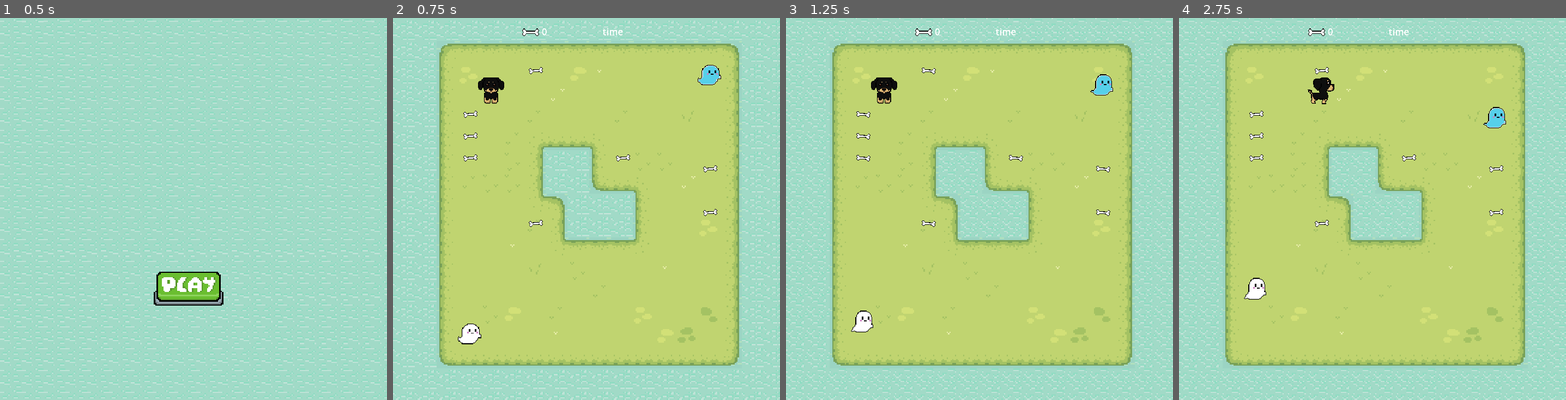
Above: before the commit, frames 1-4 (left to right).
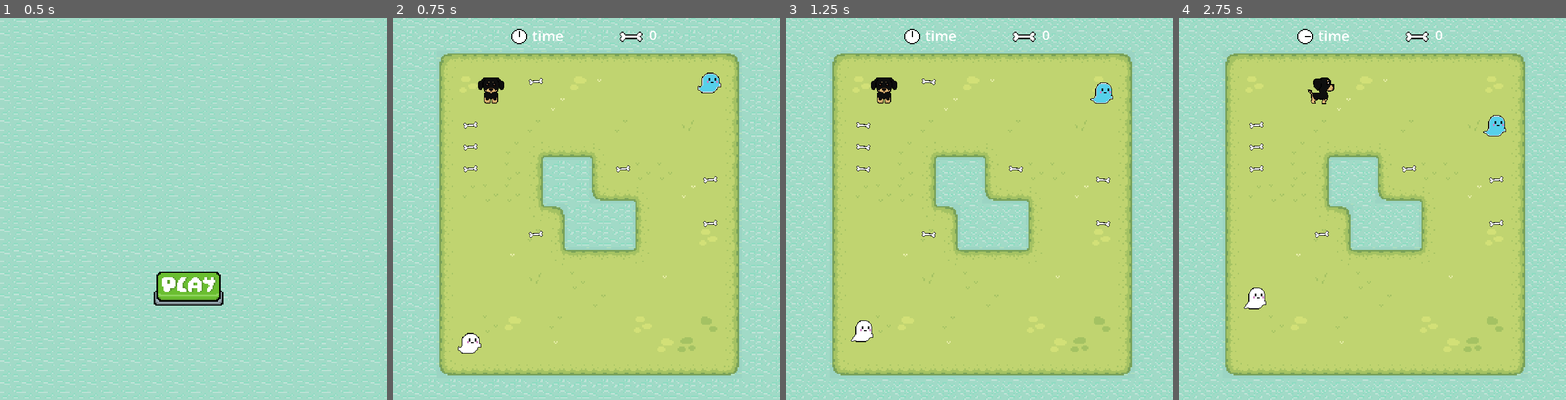
Above: after the commit, the same moments.

Repository: BeatrizPat/Dominic
Game: Godot game, scene res://level/opening_scene.tscn
Two runs of this game, one before a commit and one after it. Both use one fixed random seed, a clock stepped at 60 frames per second and the inputs below.
Inputs (mouse positions are in pixels of both pictures, inside the frame that each line leads up to):
- Up to frame 1 (0.5 s): no input
- Up to frame 2 (0.75 s): click (582, 289) at 0.5 s
- Up to frame 3 (1.25 s): no input
- Up to frame 4 (2.75 s): hold D (right) 1.28-2.03 s; hold S (down) from 2.03 s (still down)

Frame 1 is identical in both runs. In frame 2, 19% of the frame differs, in the area x 0-100%, y 0-100%; in frame 3, 20%; in frame 4, 20%.

Commit message:
ajuste nos labels time e score

Diff:
--- a/hud/hud.tscn
+++ b/hud/hud.tscn
@@ -1,42 +1,97 @@
-[gd_scene load_steps=2 format=3 uid="uid://cx6enkcpsyd48"]
+[gd_scene load_steps=11 format=3 uid="uid://cx6enkcpsyd48"]
 
 [ext_resource type="Texture2D" uid="uid://cyisccgijovsw" path="res://assets/bone/bone_simple1.png" id="1_g3pyk"]
+[ext_resource type="Texture2D" uid="uid://col1flabmvya3" path="res://assets/clock/row-1-column-1.png" id="2_mo20g"]
+[ext_resource type="Texture2D" uid="uid://714bsuajxou1" path="res://assets/clock/row-1-column-2.png" id="3_u1byw"]
+[ext_resource type="Texture2D" uid="uid://donraqfxikkuh" path="res://assets/clock/row-1-column-3.png" id="4_wte81"]
+[ext_resource type="Texture2D" uid="uid://oex1npis2wug" path="res://assets/clock/row-1-column-4.png" id="5_m11uf"]
+[ext_resource type="Texture2D" uid="uid://brfgwfarqx3py" path="res://assets/clock/row-1-column-5.png" id="6_4c7u8"]
+[ext_resource type="Texture2D" uid="uid://dinq46vouh7ht" path="res://assets/clock/row-1-column-6.png" id="7_hyuwc"]
+[ext_resource type="Texture2D" uid="uid://dtfqrhwdcrpw1" path="res://assets/clock/row-1-column-7.png" id="8_qi804"]
+[ext_resource type="Texture2D" uid="uid://bm6cv4dj7y4j0" path="res://assets/clock/row-1-column-8.png" id="9_j3sal"]
 
-[node name="CanvasLayer" type="CanvasLayer"]
+[sub_resource type="AnimatedTexture" id="AnimatedTexture_1rwke"]
+frames = 8
+frame_0/texture = ExtResource("2_mo20g")
+frame_1/texture = ExtResource("3_u1byw")
+frame_1/duration = 1.0
+frame_2/texture = ExtResource("4_wte81")
+frame_2/duration = 1.0
+frame_3/texture = ExtResource("5_m11uf")
+frame_3/duration = 1.0
+frame_4/texture = ExtResource("6_4c7u8")
+frame_4/duration = 1.0
+frame_5/texture = ExtResource("7_hyuwc")
+frame_5/duration = 1.0
+frame_6/texture = ExtResource("8_qi804")
+frame_6/duration = 1.0
+frame_7/texture = ExtResource("9_j3sal")
+frame_7/duration = 1.0
 
-[node name="Control" type="Control" parent="."]
+[node name="Control" type="Control"]
 layout_mode = 3
 anchors_preset = 15
 anchor_right = 1.0
 anchor_bottom = 1.0
 grow_horizontal = 2
 grow_vertical = 2
-scale = Vector2(0.426072, 0.431552)
 
-[node name="TextureRect" type="TextureRect" parent="Control"]
+[node name="score_image" type="TextureRect" parent="."]
 layout_mode = 2
-offset_left = 211.232
-offset_top = -4.63443
-offset_right = 911.232
-offset_bottom = 705.366
-scale = Vector2(0.076356, 0.0839233)
+anchor_left = 0.227
+anchor_top = 0.011
+anchor_right = 0.322
+anchor_bottom = 0.08
+offset_left = -0.170029
+offset_top = -21.7
+offset_right = 691.272
+offset_bottom = 705.597
+scale = Vector2(0.0891537, 0.0979893)
 size_flags_horizontal = 0
 size_flags_vertical = 0
 texture = ExtResource("1_g3pyk")
-metadata/_edit_use_anchors_ = true
 
-[node name="score" type="Label" parent="Control"]
+[node name="score" type="Label" parent="."]
 layout_mode = 2
-offset_left = 255.825
-offset_top = 11.5861
-offset_right = 293.825
-offset_bottom = 34.5861
+anchor_left = 0.31
+anchor_top = 0.0297928
+anchor_right = 0.361
+anchor_bottom = 0.046
+offset_left = -0.0999908
+offset_top = -4.85493
+offset_right = 37.5491
+offset_bottom = 28.4857
+scale = Vector2(0.595179, 0.592334)
 text = "label"
 
-[node name="time" type="Label" parent="Control"]
-offset_left = 361.441
-offset_top = 11.5861
-offset_right = 401.441
-offset_bottom = 34.5861
+[node name="timer_image" type="TextureRect" parent="."]
+layout_mode = 1
+anchors_preset = -1
+anchor_left = 0.581797
+anchor_top = 0.0264825
+anchor_right = 0.625595
+anchor_bottom = 0.0701089
+offset_left = -113.076
+offset_top = -5.53773
+offset_right = 555.827
+offset_bottom = 673.924
+grow_horizontal = 2
+scale = Vector2(0.0315846, 0.0305805)
+size_flags_horizontal = 0
+size_flags_vertical = 0
+texture = SubResource("AnimatedTexture_1rwke")
+
+[node name="time" type="Label" parent="."]
+layout_mode = 1
+anchors_preset = -1
+anchor_left = 0.637993
+anchor_top = 0.0297928
+anchor_right = 0.694331
+anchor_bottom = 0.0626499
+offset_left = -124.975
+offset_top = -4.85494
+offset_right = -91.2287
+offset_bottom = 16.8308
+scale = Vector2(0.653965, 0.637841)
 text = "time
 "
--- a/level/game_level.gd
+++ b/level/game_level.gd
@@ -1,6 +1,6 @@
 extends Node2D
 
-@onready var score_label := $CanvasLayer/Control/score as Label
+@onready var score_label := $Control/score as Label
 var score := 0
 # Called when the node enters the scene tree for the first time.
 func _ready():
--- a/level/game_level.tscn
+++ b/level/game_level.tscn
@@ -295,11 +295,11 @@
 
 [node name="DogPlayer" parent="." instance=ExtResource("1_s4lu3")]
 z_index = 2
-position = Vector2(56, 41)
+position = Vector2(56, 49)
 starting_direction = Vector2(0, 1)
 
 [node name="TileMap" type="TileMap" parent="."]
-position = Vector2(32, 17)
+position = Vector2(32, 24)
 tile_set = SubResource("TileSet_hlxlb")
 format = 2
 layer_0/name = "Ground"
@@ -311,6 +311,7 @@
 
 [node name="enemies" type="Node2D" parent="."]
 z_index = 1
+position = Vector2(0, 8)
 
 [node name="Enemy 2" parent="enemies" instance=ExtResource("4_5vfro")]
 position = Vector2(232, 36)
@@ -319,6 +320,7 @@
 position = Vector2(56, 229)
 
 [node name="items" type="Node2D" parent="."]
+position = Vector2(0, 8)
 
 [node name="bone" parent="items" instance=ExtResource("7_v6jh5")]
 position = Vector2(96, 32)
@@ -344,4 +346,37 @@
 [node name="bone8" parent="items" instance=ExtResource("7_v6jh5")]
 position = Vector2(96, 144)
 
-[node name="CanvasLayer" parent="." instance=ExtResource("9_hwe6f")]
+[node name="Control" parent="." instance=ExtResource("9_hwe6f")]
+offset_left = 200.0
+offset_top = 8.0
+offset_right = 200.0
+offset_bottom = 8.0
+
+[node name="score_image" parent="Control" index="0"]
+offset_left = -40.0
+offset_top = -11.0
+offset_right = 660.0
+offset_bottom = 699.0
+scale = Vector2(0.043494, 0.0478045)
+
+[node name="score" parent="Control" index="1"]
+offset_left = -12.0
+offset_top = -2.0
+offset_right = 26.0
+offset_bottom = 31.3406
+text = "score"
+
+[node name="timer_image" parent="Control" index="2"]
+offset_left = -113.0
+offset_top = 0.0
+offset_right = 174.0
+offset_bottom = 292.0
+scale = Vector2(0.0421562, 0.0408161)
+
+[node name="time" parent="Control" index="3"]
+offset_left = -98.0
+offset_top = -2.0
+offset_right = -62.0
+offset_bottom = 21.0
+
+[editable path="Control"]
Binary file added: assets/clock/row-1-column-1.png
Not shown, added: assets/clock/row-1-column-1.png.import
Binary file added: assets/clock/row-1-column-2.png
Not shown, added: assets/clock/row-1-column-2.png.import
Binary file added: assets/clock/row-1-column-3.png
Not shown, added: assets/clock/row-1-column-3.png.import
Binary file added: assets/clock/row-1-column-4.png
Not shown, added: assets/clock/row-1-column-4.png.import
Binary file added: assets/clock/row-1-column-5.png
Not shown, added: assets/clock/row-1-column-5.png.import
Binary file added: assets/clock/row-1-column-6.png
Not shown, added: assets/clock/row-1-column-6.png.import
(and 4 more such lines)
